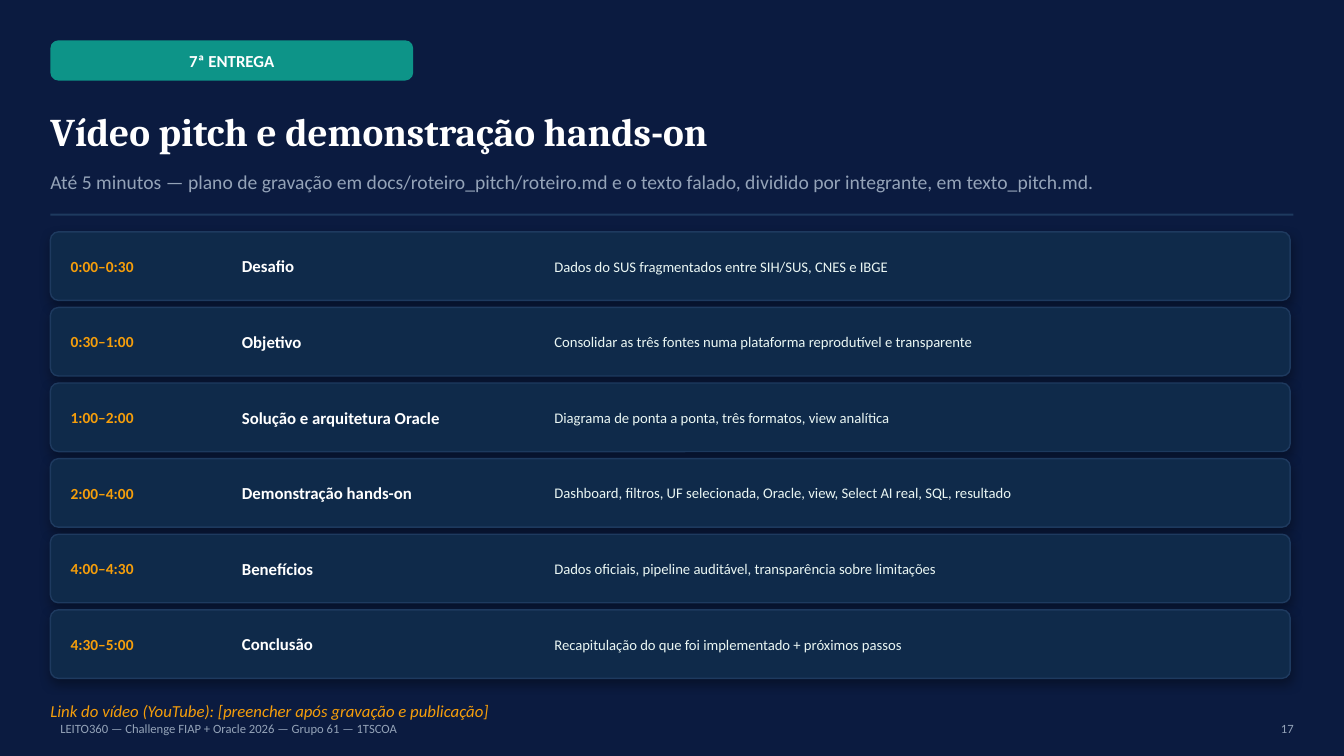
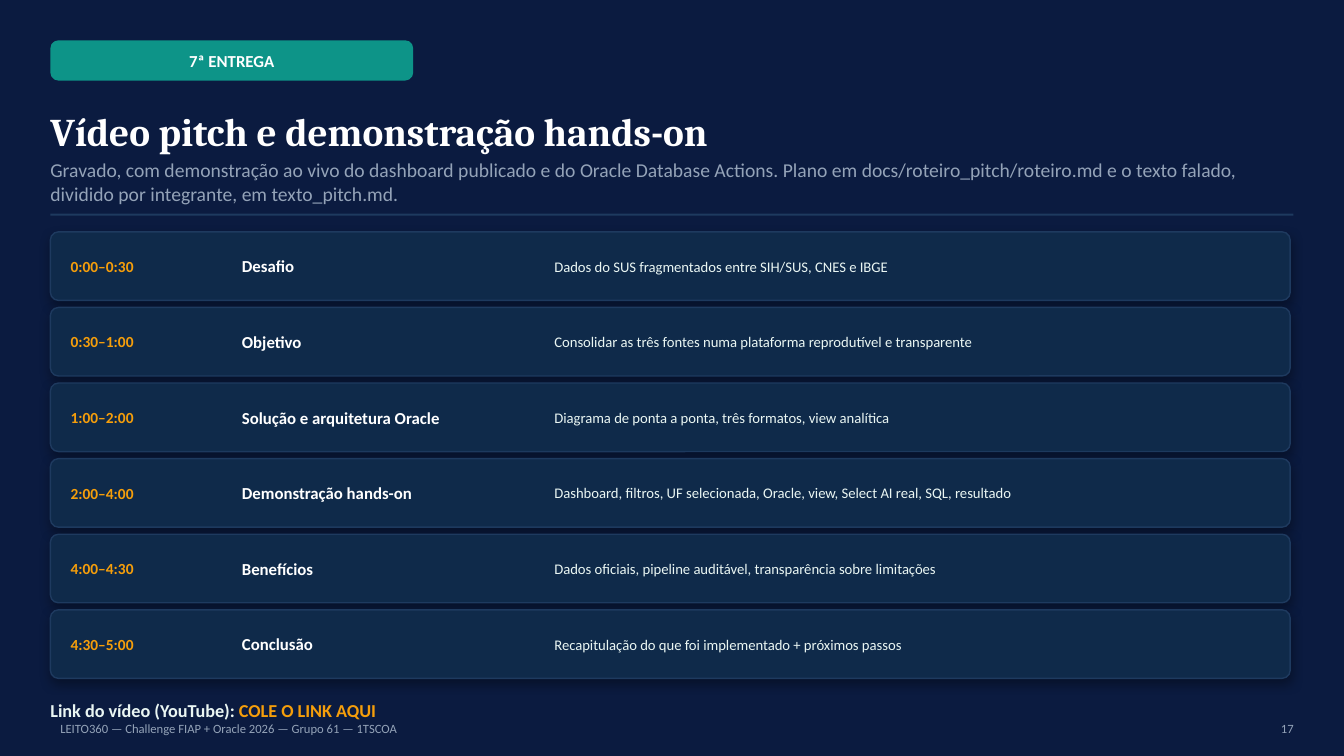
Before and after one commit to gabriellive1817-stack/Leito_360, a slide deck: slide 17 of EC_Sprint_2_1TSCOA_EvidenciasConstrucao_LEITO360_GRUPO61.pptx. Drawn at 1344x756 pixels with LibreOffice and Linux fonts; fonts in the diff are those of the drawing. Boxes give left, top, right and bottom in pixels: in the first picture for what was removed or moved away, otherwise in the second. Text is boxed around its words. In the diff, an @@ line names an element or a change of style, - is before the commit and + after.

```diff
--- a/EC_Sprint_2_1TSCOA_EvidenciasConstrucao_LEITO360_GRUPO61.pptx
+++ b/EC_Sprint_2_1TSCOA_EvidenciasConstrucao_LEITO360_GRUPO61.pptx
@@ text at bbox=[50, 163, 1236, 205]: text changed @@
-Até 5 minutos — plano de gravação em docs/roteiro_pitch/roteiro.md e o texto falado, dividido por integrante, em texto_pitch.md.
+Gravado, com demonstração ao vivo do dashboard publicado e do Oracle Database Actions. Plano em docs/roteiro_pitch/roteiro.md e o texto falado, dividido por integrante, em texto_pitch.md.
@@ text at bbox=[50, 703, 376, 720]: text changed; size 12 to 13 pt; text colour #F59E0B to #EAF6F3; bold on; italic off @@
-Link do vídeo (YouTube): [preencher após gravação e publicação]
+Link do vídeo (YouTube): COLE O LINK AQUI
```
Also in this commit, not shown: 2 other slides changed, 5 other files.
